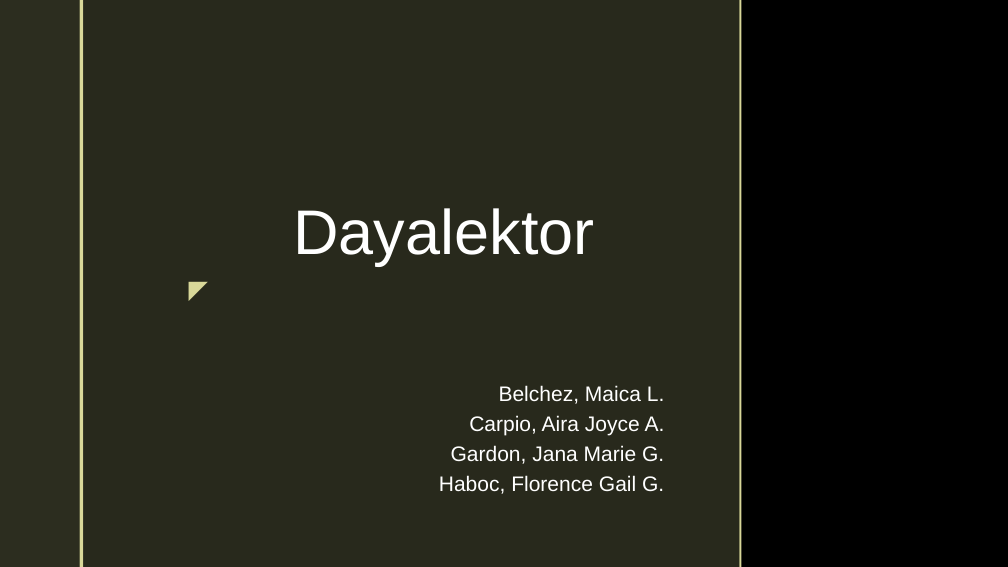
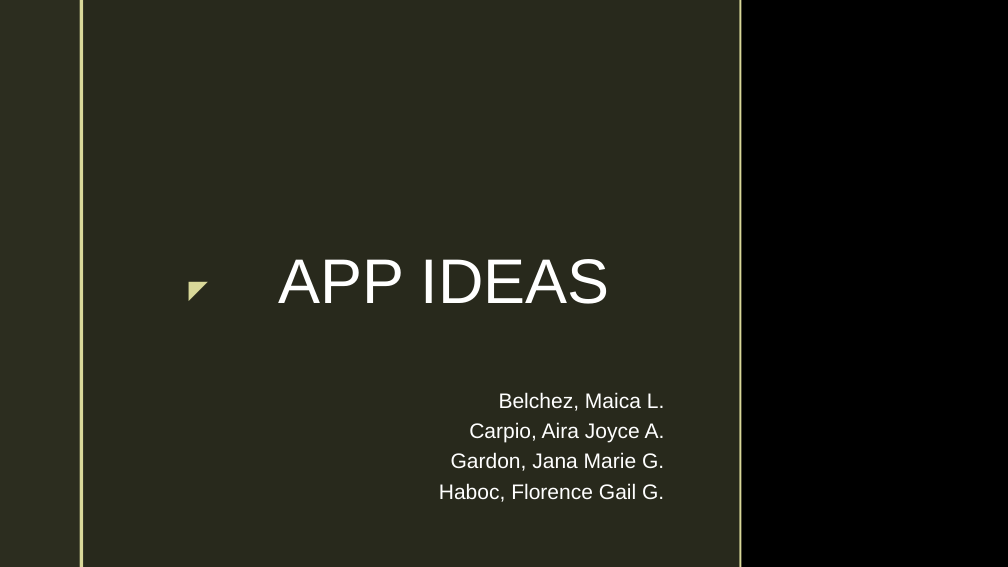
Before and after one commit to mlbelchez/Project---TENTREP, a slide deck: slide 1 of Presentation/PPT/App Ideas.pptx. Drawn at 1008x567 pixels with LibreOffice and Linux fonts; fonts in the diff are those of the drawing; background and template pictures are left out. Boxes give left, top, right and bottom in pixels: in the first picture for what was removed or moved away, otherwise in the second. Text is boxed around its words. In the diff, an @@ line names an element or a change of style, - is before the commit and + after.

Commit message:
edited ppt

```diff
--- a/Presentation/PPT/App Ideas.pptx
+++ b/Presentation/PPT/App Ideas.pptx
@@ title at [278,259,610,304]: text changed @@
-Dayalektor
+APP IDEAS
@@ subtitle "Belchez, Maica L. Carpio, Aira ...": place and size @@
-subtitle "Belchez, Maica L. Carpio, Aira ..." at [439,385,665,494]
+subtitle "Belchez, Maica L. Carpio, Aira ..." at [439,392,665,502]
```
Also in this commit, not shown: 2 other slides changed, 4 slides added, 2 slides removed.
